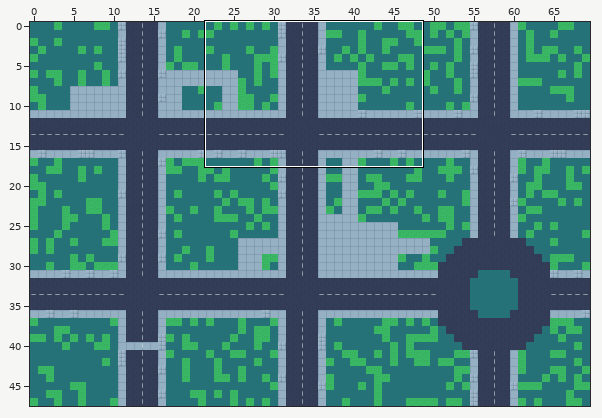
A Tiled map (JSON) gets an edit: maps/warszawa.tmj. Above, an overview of the earlier version with the close-up marked.
Close-up. As it was:
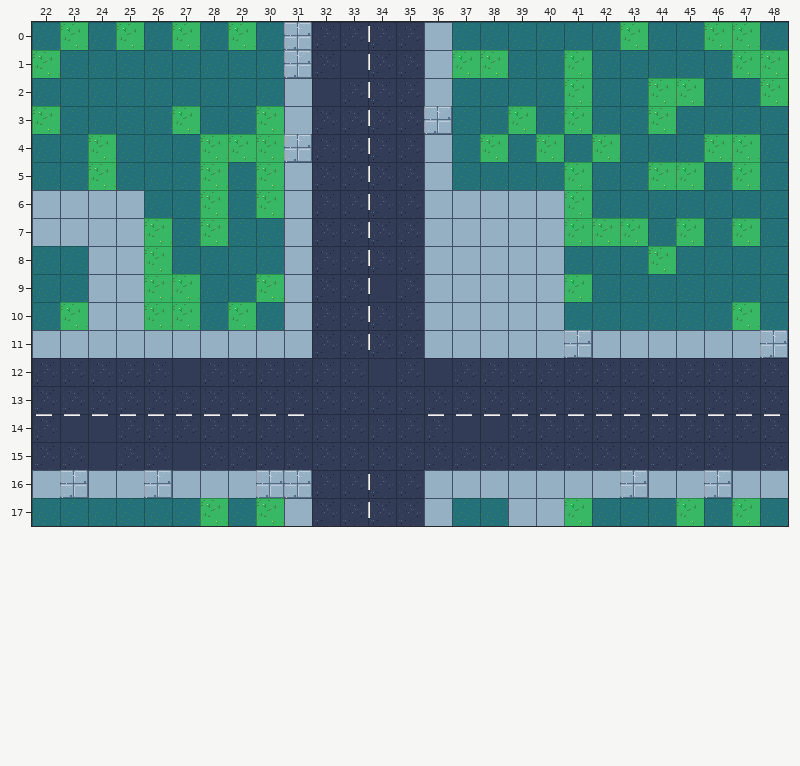
Cells are 32x32 px. Shown: x 22..48, y 0..17. The commit also changed other parts of the map, which this record leaves out. Tiles whose own drawing changed are shown in their newer look in all pictures.
After the commit:
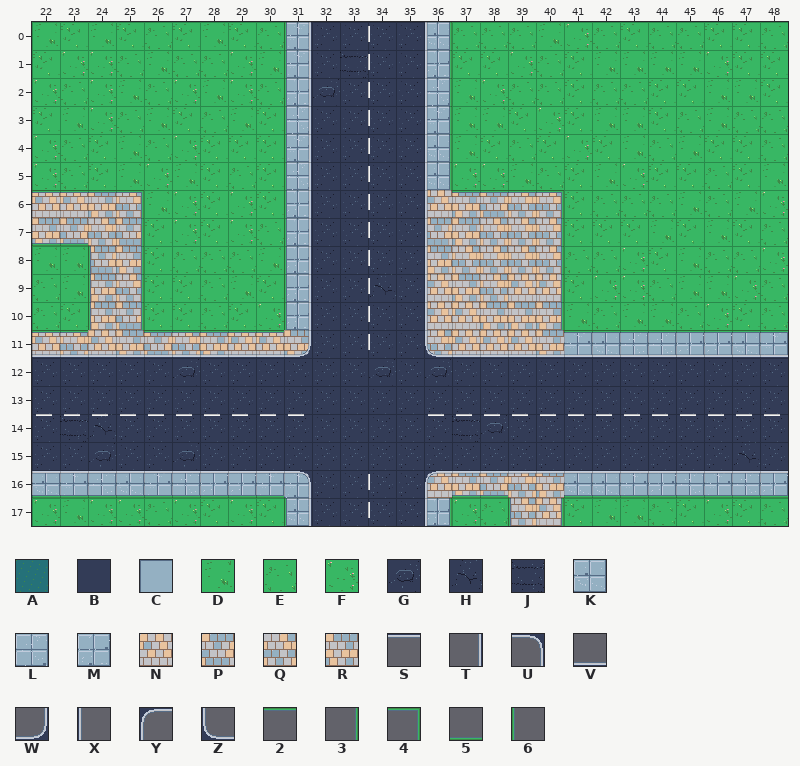
Key: from "training": A 0, B 1, C 2, D 8, E 9, F 10, G 11, H 12, J 13, K 14, L 15, M 16, N 20, P 21, Q 22, R 23, S 48, T 49, U 50, V 51, W 53, X 55, Y 56, Z 59, 2 64, 3 65, 4 66, 5 67, 6 71.
_ is an empty cell.
Tiles of an added or newly shown layer are drawn over the layers below it.
Difference:
Layer "ground":
y 0: x 22 A -> D; x 24 A -> D; x 26 A -> E; x 28 A -> D; x 30 A -> E; x 36..42 CAAAAAA -> KEEEDFE; x 44..45 AA -> EE; x 48 A -> E
y 1: x 23..30 AAAAAAAA -> FFEDEEFD; x 33 B -> J; x 36 C -> M; x 39..40 AA -> FE; x 42..46 AAAAA -> DDDDF
y 2: x 22..32 AAAAAAAAACB -> FEFDEFDFEMG; x 36..40 CAAAA -> LDFEE; x 42..43 AA -> EE; x 46..47 AA -> DD
y 3: x 23..26 AAAA -> DFED; x 28..29 AA -> ED; x 31 C -> L; x 37..38 AA -> DD; x 40 A -> F; x 42..43 AA -> DD; x 45..48 AAAA -> EDEE
y 4: x 22..23 AA -> FE; x 25..27 AAA -> DEF; x 36..37 CA -> KD; x 39 A -> E; x 41 A -> F; x 43..45 AAA -> DED; x 48 A -> E
y 5: x 22..23 AA -> FE; x 25..27 AAA -> DFD; x 29 A -> E; x 31 C -> L; x 36..40 CAAAA -> KFFDE; x 42..43 AA -> DF; x 46 A -> E; x 48 A -> D
y 6: x 22..27 CCCCAA -> NNRQDF; x 29 A -> F; x 31 C -> M; x 36..40 CCCCC -> NRPQQ; x 42..48 AAAAAAA -> EEEDEDF
y 7: x 22..25 CCCC -> RPQP; x 27 A -> F; x 29..31 AAC -> FEM; x 36..40 CCCCC -> PRQQQ; x 44 A -> D; x 46 A -> D; x 48 A -> E
y 8: x 22..25 AACC -> DDPR; x 27..31 AAAAC -> EEEDM; x 36..43 CCCCCAAA -> RQQQQEEF; x 45..48 AAAA -> DEEF
y 9: x 22..25 AACC -> EDRQ; x 28..29 AA -> ED; x 31 C -> M; x 34 B -> H; x 36..40 CCCCC -> NRQNN; x 42..48 AAAAAAA -> FFEDDFE
y 10: x 22 A -> E; x 24..25 CC -> RP; x 28 A -> E; x 30..31 AC -> FM; x 36..46 CCCCCAAAAAA -> NNRRRDEDDEF; x 48 A -> E
y 11: x 22..31 CCCCCCCCCC -> NQNRPQRNNR; x 36..40 CCCCC -> QNNNR; x 42..47 CCCCCC -> KLLMMK
y 12: x 27 B -> G; x 34 B -> G; x 36 B -> G
y 14: x 23..24 BB -> JH; x 37..38 BB -> JG
y 15: x 24 B -> G; x 27 B -> G; x 47 B -> H
y 16: x 22 C -> K; x 24..25 CC -> LK; x 27..29 CCC -> LMM; x 36..42 CCCCCCC -> NRPQRKK; x 44..45 CC -> ML; x 47..48 CC -> LM
y 17: x 22..27 AAAAAA -> FDFFEF; x 29 A -> F; x 31 C -> K; x 36..40 CAACC -> MFEQN; x 42..44 AAA -> DDE; x 46 A -> F; x 48 A -> E
Layer "verge" (added):
y 0..5: x 31 _ -> 6; x 36 _ -> 3
y 6: x 22..25 ____ -> 2224; x 31 _ -> 6; x 37..40 ____ -> 2224
y 7: x 22..23 __ -> 55; x 25 _ -> 3; x 31 _ -> 6; x 40 _ -> 3
y 8..10: x 24..25 __ -> 63; x 31 _ -> 6; x 40 _ -> 3
y 11: x 22..23 __ -> 22; x 26..30 _____ -> 22222; x 41..48 ________ -> 22222222
y 16: x 22..30 _________ -> 555555555; x 37..38 __ -> 55; x 41..48 ________ -> 55555555
y 17: x 31 _ -> 6; x 36 _ -> 3; x 39..40 __ -> 63
Layer "curb" (added):
y 0..10: x 31 _ -> T; x 36 _ -> X
y 11: x 22..31 __________ -> VVVVVVVVVW; x 36..48 _____________ -> ZVVVVVVVVVVVV
y 16: x 22..31 __________ -> SSSSSSSSSU; x 36..48 _____________ -> YSSSSSSSSSSSS
y 17: x 31 _ -> T; x 36 _ -> X
Changed places in both close-ups, as pixel boxes (x1, y1, x2, y2):
changed: (32, 22, 368, 386)
changed: (424, 22, 788, 386)
changed: (370, 274, 396, 299)
changed: (369, 359, 396, 386)
changed: (32, 414, 312, 526)
changed: (452, 415, 508, 442)
changed: (424, 442, 788, 526)
